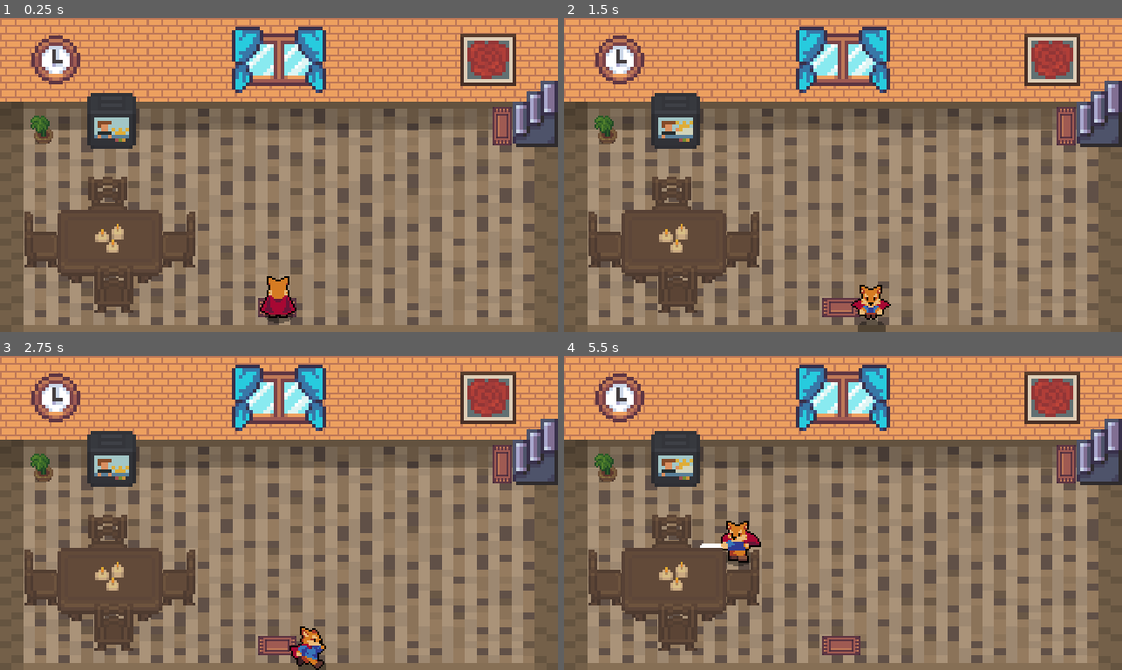
Above: before the commit, frames 1-4 (two rows, left to right).
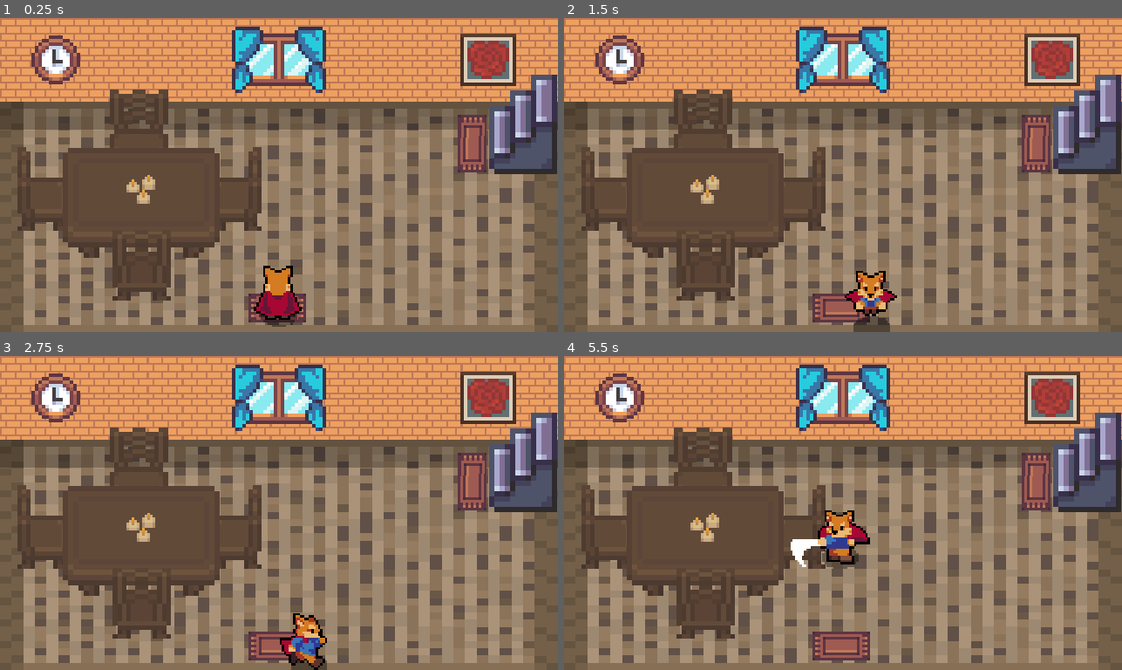
Above: after the commit, the same moments.

Repository: Jonak-Adipta-Kalita/JAK-Ultimate-Adventure-Game
Game: Godot game, scene res://Buildings/Interriors/PlayerHouseInterrior/GroundFloor.tscn
Same seed, same stepped clock (60 frames per second), same inputs: the game is played once before the commit and once after it. This scene is started directly instead of the project's main scene. Sound files missing from this copy of the repository are replaced by a short silence.
Inputs:
- Up to frame 1 (0.25 s): no input
- Up to frame 2 (1.5 s): tap Enter at 0.5 s; hold Right (ui_right) 0.53-1.28 s; tap J (attack) at 0.6 s; tap Space (ui_select) at 0.77 s; hold Down (ui_down) from 1.28 s (still down); tap K (roll) at 1.35 s
- Up to frame 3 (2.75 s): tap Space (ui_select) at 1.52 s; release Down (ui_down) at 2.03 s; hold Right (ui_right) from 2.03 s (still down); tap J (attack) at 2.1 s
- Up to frame 4 (5.5 s): release Right (ui_right) at 2.78 s; hold Up (ui_up) 2.78-3.53 s; tap K (roll) at 2.85, 4.35 s; tap Space (ui_select) at 3.02, 3.77, 4.52 s; hold Left (ui_left) 3.53-5.03 s; tap J (attack) at 3.6, 5.1 s; hold Down (ui_down) from 5.03 s (still down)

The runs differ from the first frame. In frame 1, 17% of the frame differs, in the area x 3-100%, y 18-99%; in frame 2, 17%; in frame 3, 17%; in frame 4, 18%, in the area x 3-100%, y 18-97%.

Commit message:
worked on the rooms

Diff:
--- a/Buildings/Interriors/BuildingInterrior.tscn
+++ b/Buildings/Interriors/BuildingInterrior.tscn
@@ -8,3 +8,4 @@
 
 [node name="Player" parent="YSort" instance=ExtResource( 1 )]
 position = Vector2( 160, 168 )
+scale = Vector2( 1.3, 1.3 )
--- /dev/null
+++ b/Buildings/Interriors/Objects/Bed.tscn
@@ -0,0 +1,14 @@
+[gd_scene load_steps=2 format=2]
+
+[ext_resource path="res://Buildings/Interriors/Objects/Bed.png" type="Texture" id=1]
+
+[node name="Bed" type="StaticBody2D"]
+
+[node name="Sprite" type="Sprite" parent="."]
+scale = Vector2( 2, 2 )
+texture = ExtResource( 1 )
+
+[node name="CollisionPolygon2D" type="CollisionPolygon2D" parent="."]
+position = Vector2( -1.78814e-07, -0.00392085 )
+scale = Vector2( 2, 2 )
+polygon = PoolVector2Array( -7.9988, -12.485, -5.00818, -12.4766, -4.98798, -11.4994, 5, -11.5054, 5.00601, -12.491, 7.98678, -12.491, 8.00481, 12.491, 5.01614, 12.4946, 4.97596, 11.5174, -4.99399, 11.5114, -4.98197, 12.503, -7.9988, 12.503 )
--- a/Buildings/Interriors/Objects/BigTable.tscn
+++ b/Buildings/Interriors/Objects/BigTable.tscn
@@ -6,6 +6,7 @@
 extents = Vector2( 15, 9.5 )
 
 [node name="BigTable" type="StaticBody2D"]
+scale = Vector2( 1.5, 1.5 )
 
 [node name="Sprite" type="Sprite" parent="."]
 scale = Vector2( 2, 2 )
--- a/Buildings/Interriors/Objects/Carpet.tscn
+++ b/Buildings/Interriors/Objects/Carpet.tscn
@@ -2,9 +2,6 @@
 
 [ext_resource path="res://Buildings/Interriors/Objects/Carpet.png" type="Texture" id=1]
 
-[node name="Carpet" type="StaticBody2D"]
-
-[node name="Sprite" type="Sprite" parent="."]
+[node name="Carpet" type="Sprite"]
+scale = Vector2( 1.5, 1.5 )
 texture = ExtResource( 1 )
-
-[node name="CollisionShape2D" type="CollisionShape2D" parent="."]
--- a/Buildings/Interriors/Objects/ChairX.tscn
+++ b/Buildings/Interriors/Objects/ChairX.tscn
@@ -6,6 +6,7 @@
 extents = Vector2( 6, 6 )
 
 [node name="ChairX" type="StaticBody2D"]
+scale = Vector2( 1.5, 1.5 )
 
 [node name="Sprite" type="Sprite" parent="."]
 scale = Vector2( 1.7, 1.7 )
--- a/Buildings/Interriors/Objects/ChairY.tscn
+++ b/Buildings/Interriors/Objects/ChairY.tscn
@@ -6,6 +6,7 @@
 extents = Vector2( 6.5, 8 )
 
 [node name="ChairY" type="StaticBody2D"]
+scale = Vector2( 1.5, 1.5 )
 
 [node name="Sprite" type="Sprite" parent="."]
 scale = Vector2( 1.7, 1.7 )
--- /dev/null
+++ b/Buildings/Interriors/Objects/Drawer1.tscn
@@ -0,0 +1,12 @@
+[gd_scene load_steps=2 format=2]
+
+[ext_resource path="res://Buildings/Interriors/Objects/Drawer1.png" type="Texture" id=1]
+
+[node name="Drawer1" type="StaticBody2D"]
+
+[node name="Sprite" type="Sprite" parent="."]
+scale = Vector2( 1.5, 1.5 )
+texture = ExtResource( 1 )
+
+[node name="CollisionPolygon2D" type="CollisionPolygon2D" parent="."]
+polygon = PoolVector2Array( -19.4833, -23.2004, 19.4844, -23.2734, 19.5156, -21.7578, 21, -21.7578, 20.929, 21.7917, 19.4723, 21.7917, 19.5054, 23.1823, 16.4951, 23.1998, 16.4951, 21.7282, 15.0235, 21.7282, 14.9973, 20.2566, -14.989, 20.2538, -15.0007, 21.7638, -16.4704, 21.7632, -16.4704, 23.2348, -19.5, 23.2422, -19.5078, 21.7422, -20.9844, 21.7344, -21.0078, -21.75, -19.4766, -21.75 )
--- /dev/null
+++ b/Buildings/Interriors/Objects/Drawer2.tscn
@@ -0,0 +1,14 @@
+[gd_scene load_steps=2 format=2]
+
+[ext_resource path="res://Buildings/Interriors/Objects/Drawer2.png" type="Texture" id=1]
+
+[node name="Drawer2" type="StaticBody2D"]
+
+[node name="Sprite" type="Sprite" parent="."]
+position = Vector2( -120, -32 )
+scale = Vector2( 1.5, 1.5 )
+texture = ExtResource( 1 )
+offset = Vector2( 80, 21.3333 )
+
+[node name="CollisionPolygon2D" type="CollisionPolygon2D" parent="."]
+polygon = PoolVector2Array( -19.4833, -23.2004, 19.4844, -23.2734, 19.5156, -21.7578, 21, -21.7578, 20.929, 21.7917, 19.4723, 21.7917, 19.5054, 23.1823, 16.4951, 23.1998, 16.4951, 21.7282, 15.0235, 21.7282, 14.9973, 20.2566, -14.989, 20.2538, -15.0007, 21.7638, -16.4704, 21.7632, -16.4704, 23.2348, -19.5, 23.2422, -19.5078, 21.7422, -20.9844, 21.7344, -21.0078, -21.75, -19.4766, -21.75 )
--- /dev/null
+++ b/Buildings/Interriors/Objects/Sink&KitchenTable.tscn
@@ -0,0 +1,19 @@
+[gd_scene load_steps=3 format=2]
+
+[ext_resource path="res://Buildings/Interriors/Objects/Sink&KitchenTable.png" type="Texture" id=1]
+[ext_resource path="res://Buildings/Interriors/Objects/Stove.png" type="Texture" id=2]
+
+[node name="Sink&KitchenTable" type="StaticBody2D"]
+
+[node name="Sprite" type="Sprite" parent="."]
+scale = Vector2( 2, 2 )
+texture = ExtResource( 1 )
+
+[node name="Sprite2" type="Sprite" parent="."]
+position = Vector2( -47.0312, 0 )
+scale = Vector2( 2, 2 )
+texture = ExtResource( 2 )
+
+[node name="CollisionPolygon2D" type="CollisionPolygon2D" parent="."]
+scale = Vector2( 2, 2 )
+polygon = PoolVector2Array( -30.5, -10, 15.4922, -9.98438, 15.5077, 9.00362, 14.4979, 9.00362, 14.5062, 9.98859, -13.5, 10, -13.5, 9, -14.5, 9, -14.5, 4, -15.5, 4, -15.5, 10, -31.5, 10, -31.5, -9, -30.5, -9 )
--- a/Buildings/Interriors/Objects/StairDown.tscn
+++ b/Buildings/Interriors/Objects/StairDown.tscn
@@ -4,19 +4,21 @@
 [ext_resource path="res://Buildings/Interriors/Objects/StairDown.gd" type="Script" id=2]
 
 [sub_resource type="RectangleShape2D" id=1]
-extents = Vector2( 16, 16 )
+extents = Vector2( 8, 8 )
 
 [sub_resource type="RectangleShape2D" id=2]
-extents = Vector2( 2, 12 )
+extents = Vector2( 1.2, 5.6 )
 
 [node name="StairDown" type="StaticBody2D"]
 script = ExtResource( 2 )
 
 [node name="Sprite" type="Sprite" parent="."]
-scale = Vector2( 2, 2 )
+scale = Vector2( 2.5, 2.5 )
 texture = ExtResource( 1 )
 
 [node name="CollisionShape2D" type="CollisionShape2D" parent="."]
+position = Vector2( 7.15256e-07, -7.15256e-07 )
+scale = Vector2( 2.5, 2.5 )
 shape = SubResource( 1 )
 
 [node name="Area2D" type="Area2D" parent="."]
@@ -24,7 +26,8 @@
 collision_mask = 512
 
 [node name="CollisionShape2D" type="CollisionShape2D" parent="Area2D"]
-position = Vector2( 18, 0 )
+position = Vector2( 23, 0 )
+scale = Vector2( 2.5, 2.5 )
 shape = SubResource( 2 )
 
 [connection signal="body_entered" from="Area2D" to="." method="_on_Area2D_body_entered"]
--- a/Buildings/Interriors/Objects/StairUp.tscn
+++ b/Buildings/Interriors/Objects/StairUp.tscn
@@ -7,6 +7,7 @@
 extents = Vector2( 2.5, 10 )
 
 [node name="StairUp" type="StaticBody2D"]
+scale = Vector2( 1.5, 1.5 )
 script = ExtResource( 2 )
 
 [node name="Sprite" type="Sprite" parent="."]
--- a/Buildings/Interriors/PlayerHouseInterrior/FirstFloor.tscn
+++ b/Buildings/Interriors/PlayerHouseInterrior/FirstFloor.tscn
@@ -6,6 +6,11 @@
 [ext_resource path="res://Buildings/Interriors/Objects/Carpet.tscn" type="PackedScene" id=4]
 [ext_resource path="res://Buildings/Interriors/PlayerHouseInterrior/FirstFloor.gd" type="Script" id=5]
 [ext_resource path="res://Buildings/Interriors/Objects/Window.tscn" type="PackedScene" id=6]
+[ext_resource path="res://Buildings/Interriors/Objects/Bed.tscn" type="PackedScene" id=7]
+[ext_resource path="res://Buildings/Interriors/Objects/Drawer1.tscn" type="PackedScene" id=8]
+[ext_resource path="res://Buildings/Interriors/Objects/Drawer2.tscn" type="PackedScene" id=9]
+[ext_resource path="res://Buildings/Interriors/Objects/Sink&KitchenTable.tscn" type="PackedScene" id=10]
+[ext_resource path="res://Buildings/Interriors/Objects/TV.tscn" type="PackedScene" id=11]
 
 [node name="FirstFloor" type="Node2D"]
 script = ExtResource( 5 )
@@ -16,20 +21,36 @@
 polygon = PoolVector2Array( 0, 48, 0, 180, 107, 180, 136, 180, 143, 180, 160, 180, 177, 180, 181, 180, 185, 180, 320, 180, 320, 48, 327, 48, 326, 181, 326, 188, 185, 188, 173, 188, 145, 188, 122, 188, -9, 187, -9, 48 )
 
 [node name="Carpet" parent="." instance=ExtResource( 4 )]
-position = Vector2( 300, 76 )
+position = Vector2( 293.25, 68.8712 )
 rotation = 1.5708
 
 [node name="YSort" type="YSort" parent="."]
 
 [node name="StairDown" parent="YSort" instance=ExtResource( 3 )]
-position = Vector2( 276, 76 )
+position = Vector2( 264.764, 68.8881 )
 
 [node name="Player" parent="YSort" instance=ExtResource( 2 )]
-position = Vector2( 311, 80 )
+position = Vector2( 311, 67 )
+scale = Vector2( 1.3, 1.3 )
 
 [node name="Window" parent="YSort" instance=ExtResource( 6 )]
 position = Vector2( 160, 24 )
 
+[node name="Bed" parent="YSort" instance=ExtResource( 7 )]
+position = Vector2( 40, 136 )
+
+[node name="Drawer1" parent="YSort" instance=ExtResource( 8 )]
+position = Vector2( 21.1583, 48 )
+
+[node name="Drawer2" parent="YSort" instance=ExtResource( 9 )]
+position = Vector2( 63.1555, 47.9948 )
+
+[node name="Sink&KitchenTable" parent="YSort" instance=ExtResource( 10 )]
+position = Vector2( 288.781, 131.069 )
+
+[node name="TV" parent="YSort" instance=ExtResource( 11 )]
+position = Vector2( 108.135, 54.3646 )
+
 [connection signal="go_down" from="YSort/StairDown" to="." method="_on_StairDown_go_down"]
 
 [editable path="Background"]
--- a/Buildings/Interriors/PlayerHouseInterrior/GroundFloor.gd
+++ b/Buildings/Interriors/PlayerHouseInterrior/GroundFloor.gd
@@ -2,3 +2,6 @@
 
 func _on_StairUp_go_up():
 	SceneTransition.change_scene("res://Buildings/Interriors/PlayerHouseInterrior/FirstFloor.tscn")
+
+func _on_Area2D_body_entered(_body):
+	pass
--- a/Buildings/Interriors/PlayerHouseInterrior/GroundFloor.tscn
+++ b/Buildings/Interriors/PlayerHouseInterrior/GroundFloor.tscn
@@ -7,13 +7,14 @@
 [ext_resource path="res://Buildings/Interriors/Objects/ChairX.tscn" type="PackedScene" id=5]
 [ext_resource path="res://Buildings/Interriors/Objects/Clock.tscn" type="PackedScene" id=6]
 [ext_resource path="res://Buildings/Interriors/Objects/StairUp.tscn" type="PackedScene" id=7]
-[ext_resource path="res://Buildings/Interriors/Objects/FlowerPot.tscn" type="PackedScene" id=8]
 [ext_resource path="res://Buildings/Interriors/Objects/ChairY.tscn" type="PackedScene" id=9]
-[ext_resource path="res://Buildings/Interriors/Objects/TV.tscn" type="PackedScene" id=10]
 [ext_resource path="res://Buildings/Interriors/BuildingInterrior.tscn" type="PackedScene" id=11]
 [ext_resource path="res://Buildings/Interriors/Objects/Candles.tscn" type="PackedScene" id=12]
 [ext_resource path="res://Buildings/Interriors/Objects/Carpet.tscn" type="PackedScene" id=13]
 [ext_resource path="res://Buildings/Interriors/Objects/Window.tscn" type="PackedScene" id=14]
+
+[sub_resource type="RectangleShape2D" id=1]
+extents = Vector2( 24.5, 4 )
 
 [node name="GroundFloor" instance=ExtResource( 11 )]
 script = ExtResource( 1 )
@@ -24,31 +25,30 @@
 position = Vector2( 159, 166 )
 
 [node name="Carpet2" parent="." index="2" instance=ExtResource( 13 )]
-position = Vector2( 288, 62 )
+position = Vector2( 271, 72 )
 rotation = 1.5708
 
-[node name="TV" parent="YSort" index="0" instance=ExtResource( 10 )]
-position = Vector2( 64, 59 )
+[node name="BigTable" parent="YSort" index="0" instance=ExtResource( 4 )]
+position = Vector2( 81, 106 )
 
-[node name="BigTable" parent="YSort" index="1" instance=ExtResource( 4 )]
-position = Vector2( 63, 131 )
-
-[node name="Chairs" type="YSort" parent="YSort" index="3"]
+[node name="Chairs" type="YSort" parent="YSort" index="2"]
+position = Vector2( 18, -25 )
 
 [node name="ChairX" parent="YSort/Chairs" index="0" instance=ExtResource( 5 )]
-position = Vector2( 24, 127 )
+position = Vector2( 7, 123 )
 
 [node name="ChairX2" parent="YSort/Chairs" index="1" instance=ExtResource( 5 )]
-position = Vector2( 102, 127 )
+position = Vector2( 117, 123 )
 
 [node name="Sprite" parent="YSort/Chairs/ChairX2" index="0"]
+position = Vector2( 0, -7.62939e-06 )
 frame = 2
 
 [node name="ChairY" parent="YSort/Chairs" index="2" instance=ExtResource( 9 )]
-position = Vector2( 62, 107 )
+position = Vector2( 62, 90 )
 
 [node name="ChairY2" parent="YSort/Chairs" index="3" instance=ExtResource( 9 )]
-position = Vector2( 65, 153 )
+position = Vector2( 63, 163 )
 
 [node name="Sprite" parent="YSort/Chairs/ChairY2" index="0"]
 frame = 3
@@ -56,29 +56,30 @@
 [node name="CollisionShape2D" parent="YSort/Chairs/ChairY2" index="1"]
 position = Vector2( 0.2, 2.5 )
 
-[node name="FlowerPot" parent="YSort" index="4" instance=ExtResource( 8 )]
-position = Vector2( 24, 64 )
+[node name="Candles" parent="YSort" index="3" instance=ExtResource( 12 )]
+position = Vector2( 81, 98 )
+z_index = 1
 
-[node name="Painting" parent="YSort" index="5" instance=ExtResource( 2 )]
+[node name="Painting" parent="YSort" index="4" instance=ExtResource( 2 )]
 position = Vector2( 280, 24 )
 
-[node name="Clock" parent="YSort" index="6" instance=ExtResource( 6 )]
+[node name="Clock" parent="YSort" index="5" instance=ExtResource( 6 )]
 position = Vector2( 32, 24 )
 
-[node name="StairUp" parent="YSort" index="7" instance=ExtResource( 7 )]
-position = Vector2( 307, 55 )
+[node name="StairUp" parent="YSort" index="6" instance=ExtResource( 7 )]
+position = Vector2( 300, 61 )
 
-[node name="Window" parent="YSort" index="8" instance=ExtResource( 14 )]
+[node name="Window" parent="YSort" index="7" instance=ExtResource( 14 )]
 position = Vector2( 160, 24 )
 
-[node name="NoYSort" type="Node2D" parent="YSort" index="9"]
-position = Vector2( -282, -254 )
-z_index = 1
+[node name="Area2D" type="Area2D" parent="YSort" index="8"]
 
-[node name="Candles" parent="YSort/NoYSort" index="0" instance=ExtResource( 12 )]
-position = Vector2( 345, 380 )
+[node name="CollisionShape2D" type="CollisionShape2D" parent="YSort/Area2D" index="0"]
+position = Vector2( 160.5, 176 )
+shape = SubResource( 1 )
 
 [connection signal="go_up" from="YSort/StairUp" to="." method="_on_StairUp_go_up"]
+[connection signal="body_entered" from="YSort/Area2D" to="." method="_on_Area2D_body_entered"]
 
 [editable path="YSort/Chairs/ChairX2"]
 [editable path="YSort/Chairs/ChairY2"]
Binary file added: Buildings/Interriors/Objects/Bed.png
Not shown, added: Buildings/Interriors/Objects/Bed.png.import
Binary file added: Buildings/Interriors/Objects/Drawer1.png
Not shown, added: Buildings/Interriors/Objects/Drawer1.png.import
Binary file added: Buildings/Interriors/Objects/Drawer2.png
Not shown, added: Buildings/Interriors/Objects/Drawer2.png.import
Binary file added: Buildings/Interriors/Objects/Sink&KitchenTable.png
Not shown, added: Buildings/Interriors/Objects/Sink&KitchenTable.png.import
Binary file added: Buildings/Interriors/Objects/Stove.png
Not shown, added: Buildings/Interriors/Objects/Stove.png.import
Not shown: 1 places in Buildings/Interriors/PlayerHouseInterrior/FirstFloor.tscn that only renumber resources
Not shown: 1 places in Buildings/Interriors/PlayerHouseInterrior/GroundFloor.tscn that only renumber resources
